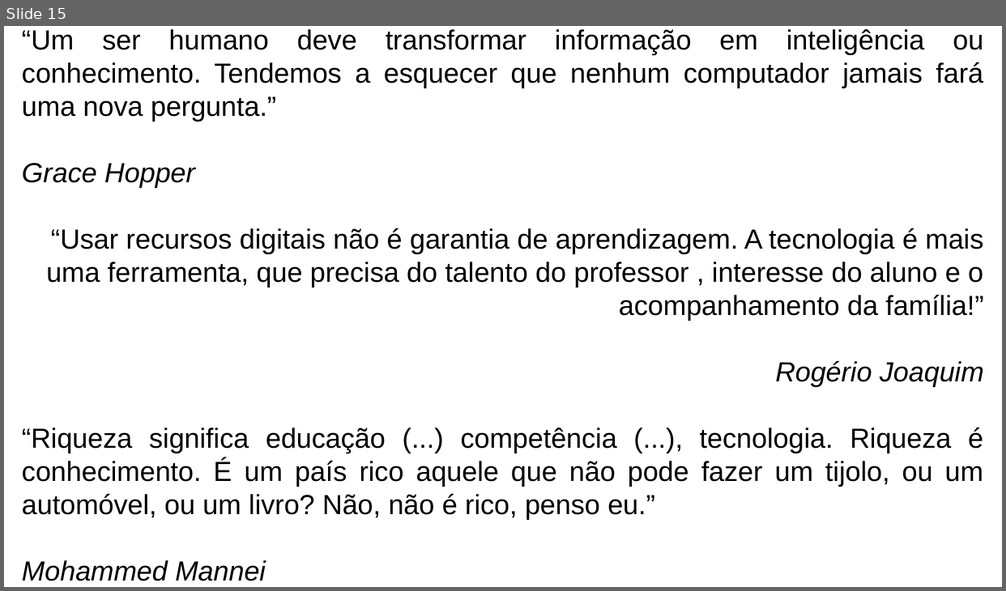
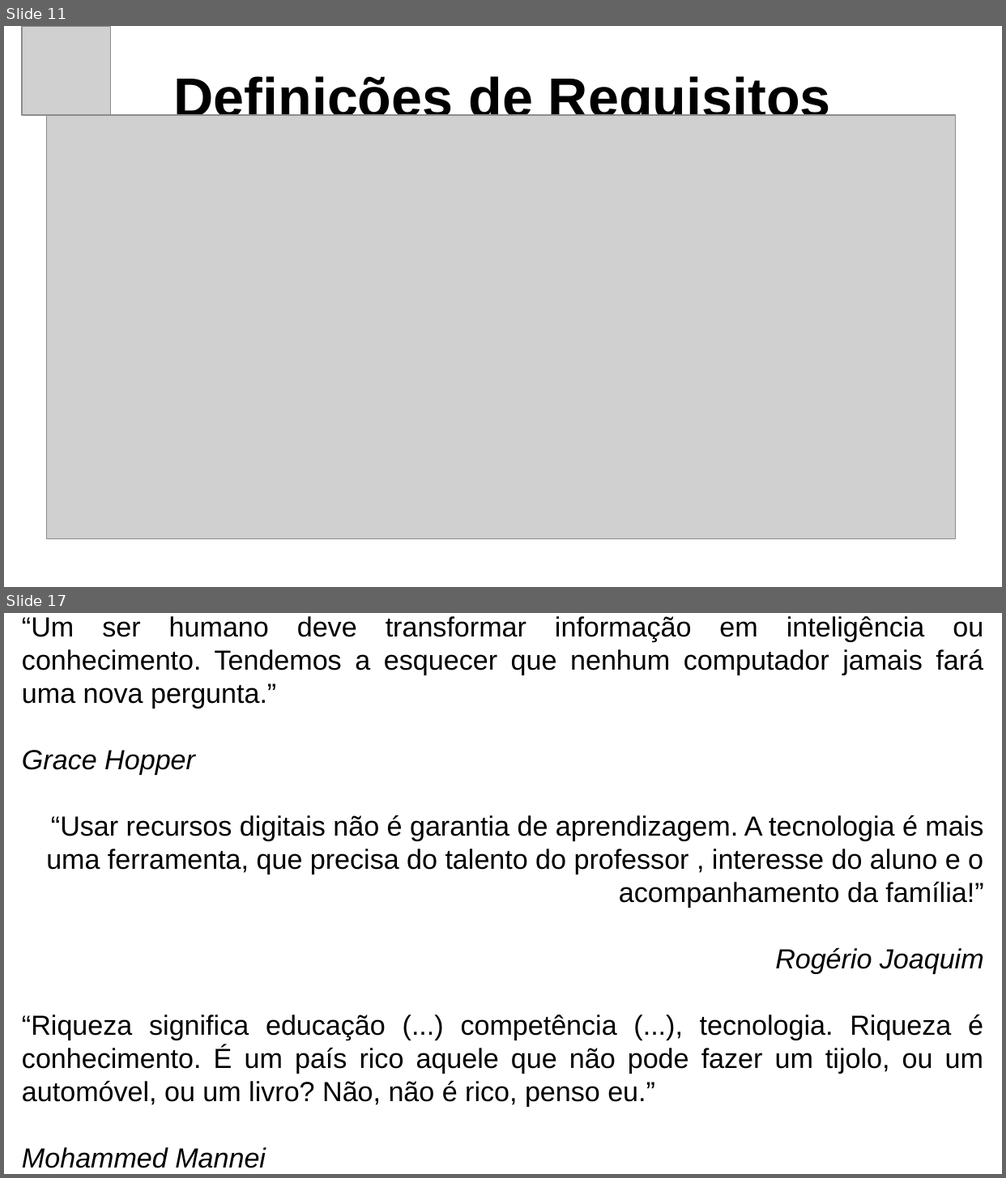
Before and after one commit to DarkCells/PySysbone, a slide deck: Apresentação_Defesa.odp. Shown one above the other, each under a label of ours: slide 15 before the commit, slides 11 and 17 after it; the slides between them are not shown. The pictures are 1006x591 and 1006x1178 pixels, drawn with LibreOffice and Linux fonts; fonts in the diff are those of the drawing; grey boxes stand for pictures. Boxes give left, top, right and bottom in pixels: in the first picture for what was removed or moved away, otherwise in the second. Text is boxed around its words. In the diff, an @@ line names an element or a change of style, - is before the commit and + after.

```diff
--- a/Apresentação_Defesa.odp
+++ b/Apresentação_Defesa.odp
@@ slide 11 added at [4, 26, 1002, 587], background #FFFFFF @@
@@ picture added at [22, 26, 111, 115] @@
@@ title added at [174, 73, 831, 116], 44 pt, text #000000, bold @@
+Definições de Requisitos
@@ picture added at [47, 115, 956, 539] @@
@@ what was slide 15 is now slide 17 @@
```
Also in this commit, not shown: 3 slides changed, 13 other slides added, 12 slides removed, 17 other files.
